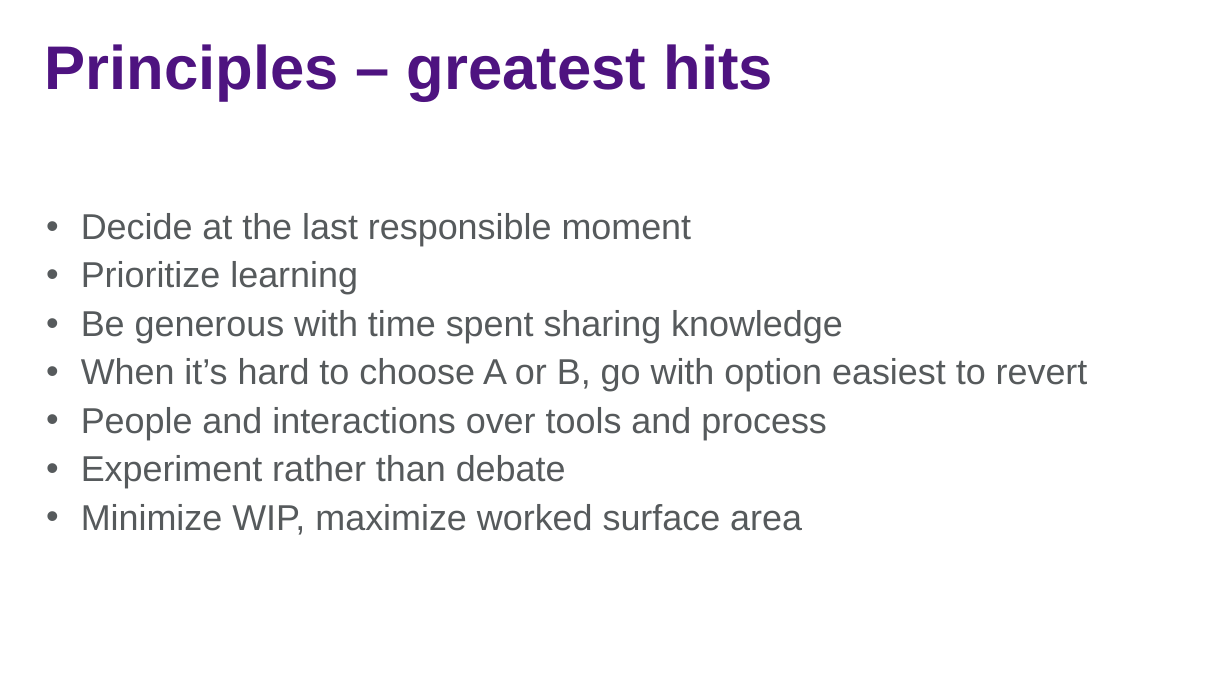
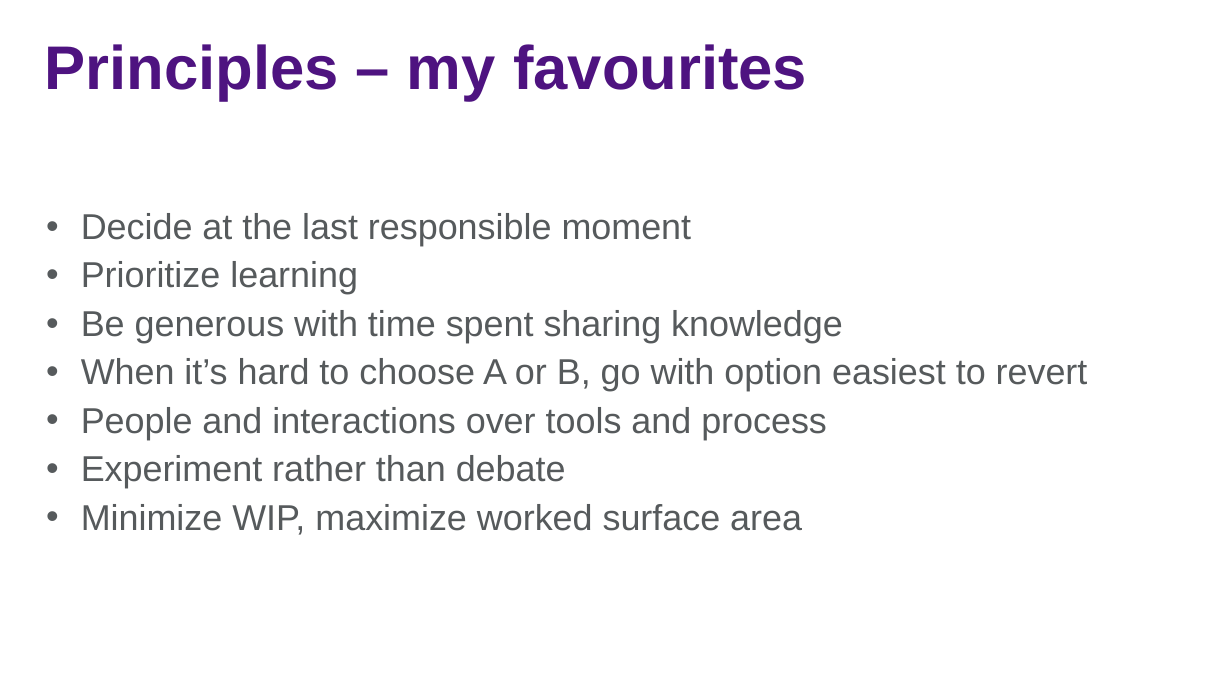
Before and after one commit to jasonjwood/presentations, a slide deck: slide 15 of InFusion2016 - Getting It Done - Jason Wood.pptx. Drawn at 1232x693 pixels with LibreOffice and Linux fonts; fonts in the diff are those of the drawing; background and template pictures are left out. Boxes give left, top, right and bottom in pixels: in the first picture for what was removed or moved away, otherwise in the second. Text is boxed around its words. In the diff, an @@ line names an element or a change of style, - is before the commit and + after.

```diff
--- a/InFusion2016 - Getting It Done - Jason Wood.pptx
+++ b/InFusion2016 - Getting It Done - Jason Wood.pptx
@@ title at [45, 44, 807, 101]: text changed @@
-Principles – greatest hits
+Principles – my favourites
```
Also in this commit, not shown: 9 other slides changed, 1 slide added.
